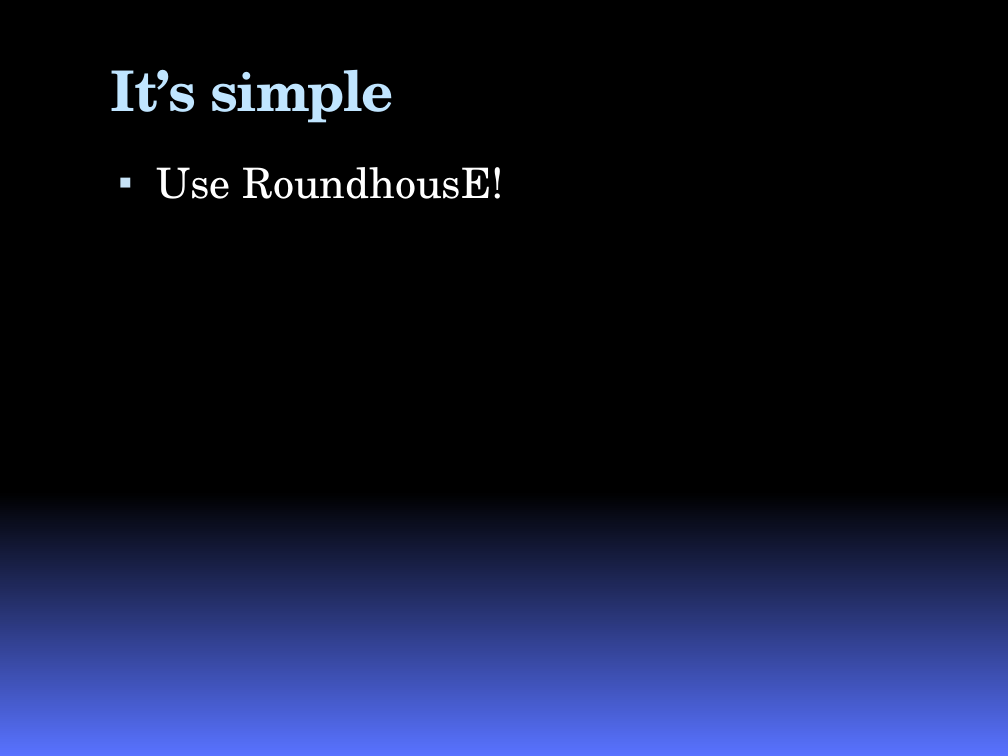
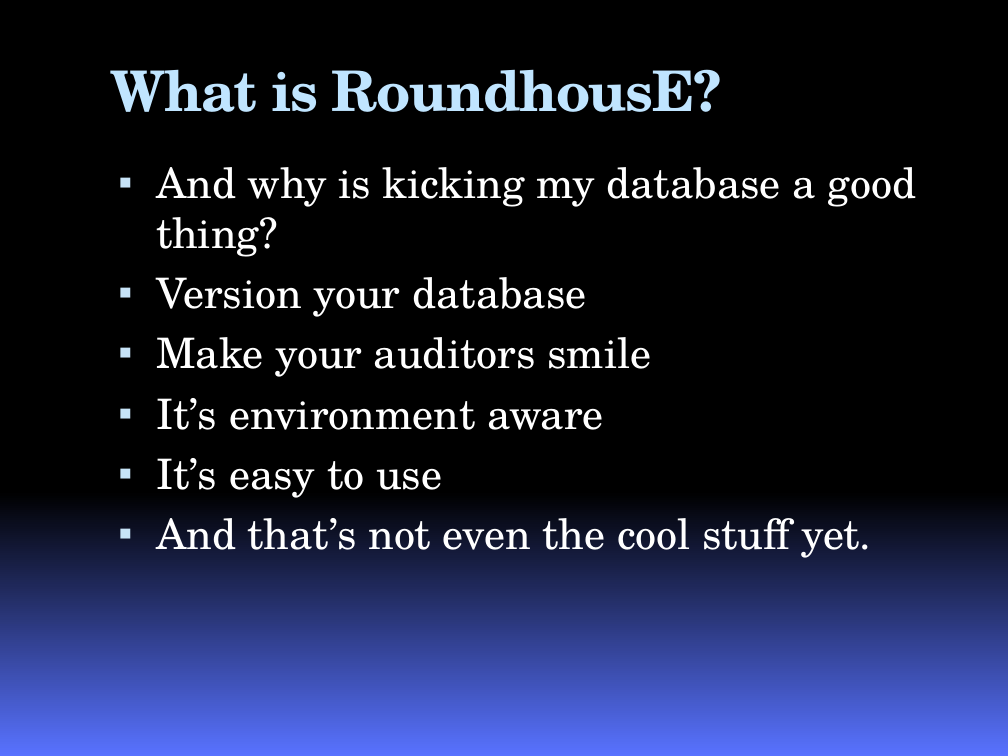
Before and after one commit to google-code-export/roundhouse, a slide deck: slide 7 of branches/nhibernate/docs/RoundhousEPresentation.pptx (slide 8 before the commit). Drawn at 1008x756 pixels with LibreOffice and Linux fonts; fonts in the diff are those of the drawing; background and template pictures are left out. Boxes give left, top, right and bottom in pixels: in the first picture for what was removed or moved away, otherwise in the second. Text is boxed around its words. In the diff, an @@ line names an element or a change of style, - is before the commit and + after.

```diff
--- a/branches/nhibernate/docs/RoundhousEPresentation.pptx
+++ b/branches/nhibernate/docs/RoundhousEPresentation.pptx
@@ title at box(111, 69, 722, 112): text changed @@
-It’s simple
+What is RoundhousE?
@@ text at box(156, 167, 917, 558): text changed @@
-▪ Use RoundhousE!
+▪ And why is kicking my database a good thing?
+▪ Version your database
+▪ Make your auditors smile
+▪ It’s environment aware
+▪ It’s easy to use
+▪ And that’s not even the cool stuff yet.
```
Also in this commit, not shown: 1 other slide changed, 9 slides added, 3 slides removed, 44 other files.
